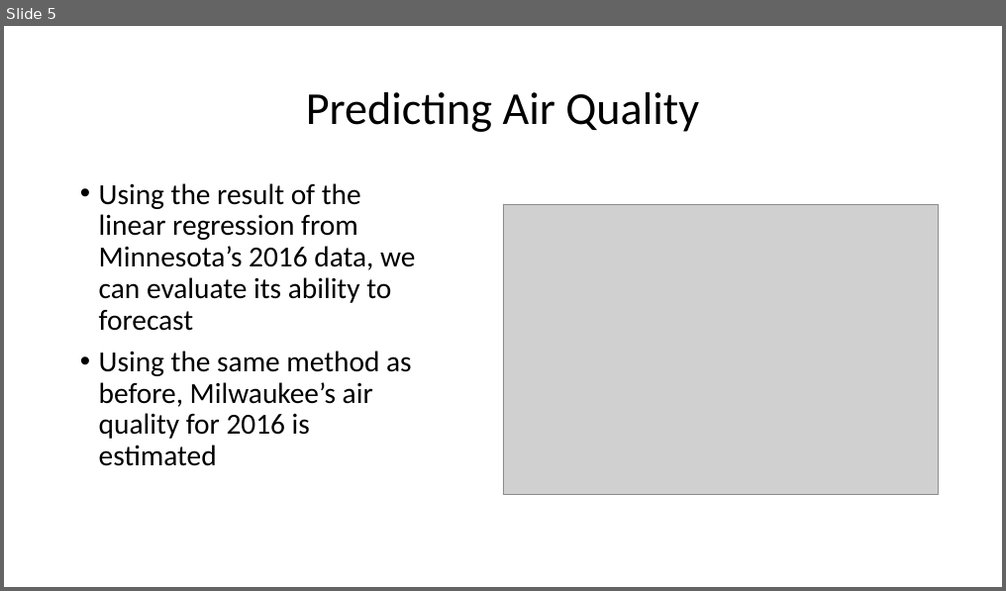
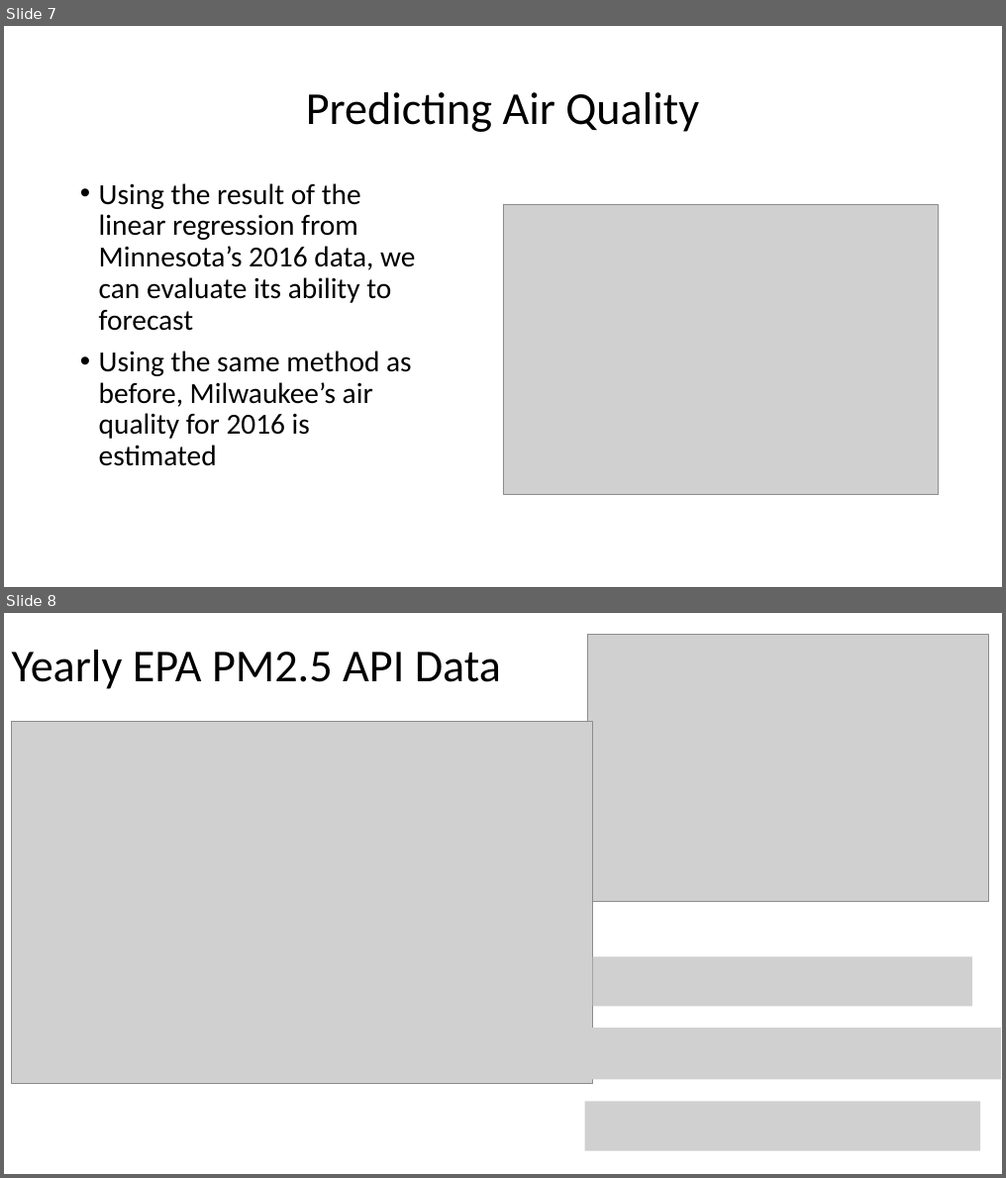
Before and after one commit to abbylemon/fake-news, a slide deck: Data_Project_Deck_1.pptx. Shown one above the other, each under a label of ours: slide 5 before the commit, slides 7 and 8 after it. The pictures are 1006x591 and 1006x1178 pixels, drawn with LibreOffice and Linux fonts; fonts in the diff are those of the drawing; grey boxes stand for pictures. Boxes give left, top, right and bottom in pixels: in the first picture for what was removed or moved away, otherwise in the second. Text is boxed around its words. In the diff, an @@ line names an element or a change of style, - is before the commit and + after.

```diff
--- a/Data_Project_Deck_1.pptx
+++ b/Data_Project_Deck_1.pptx
@@ slide 8 added at (4,613,1002,1174), background #FFFFFF @@
@@ picture added at (588,635,989,902) @@
@@ title added at (12,650,501,689), 44 pt, text #000000 @@
+Yearly EPA PM2.5 API Data
@@ picture added at (12,722,593,1084) @@
@@ picture added at (593,957,973,1006) @@
@@ picture added at (558,1028,1001,1079) @@
@@ picture added at (585,1101,980,1152) @@
@@ what was slide 5 is now slide 7 @@
```
Also in this commit, not shown: 5 other slides added, 2 other files.
